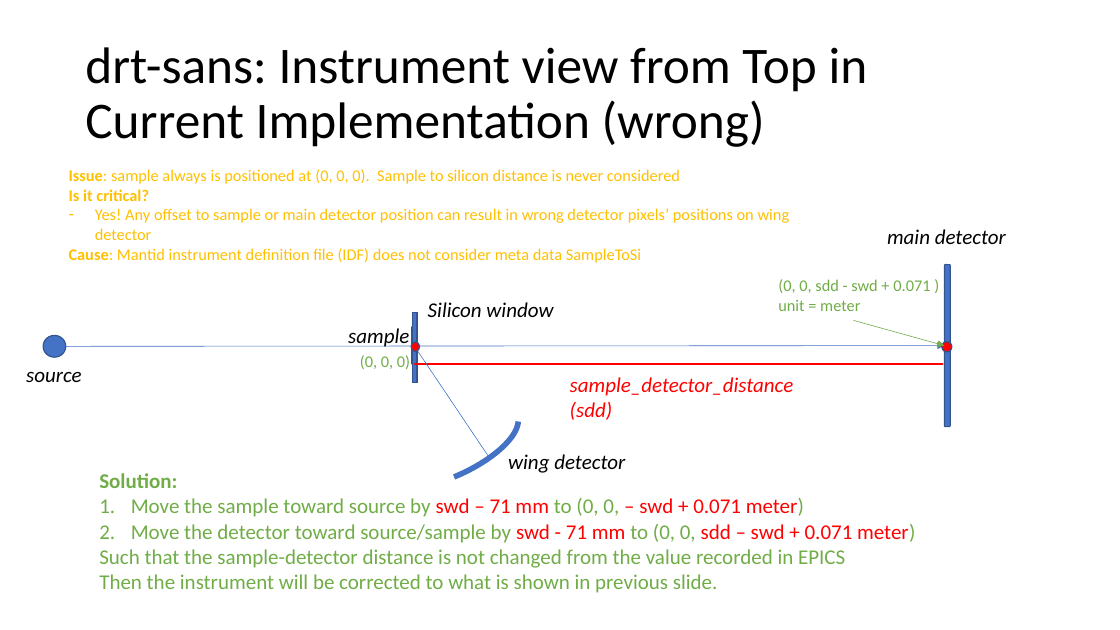
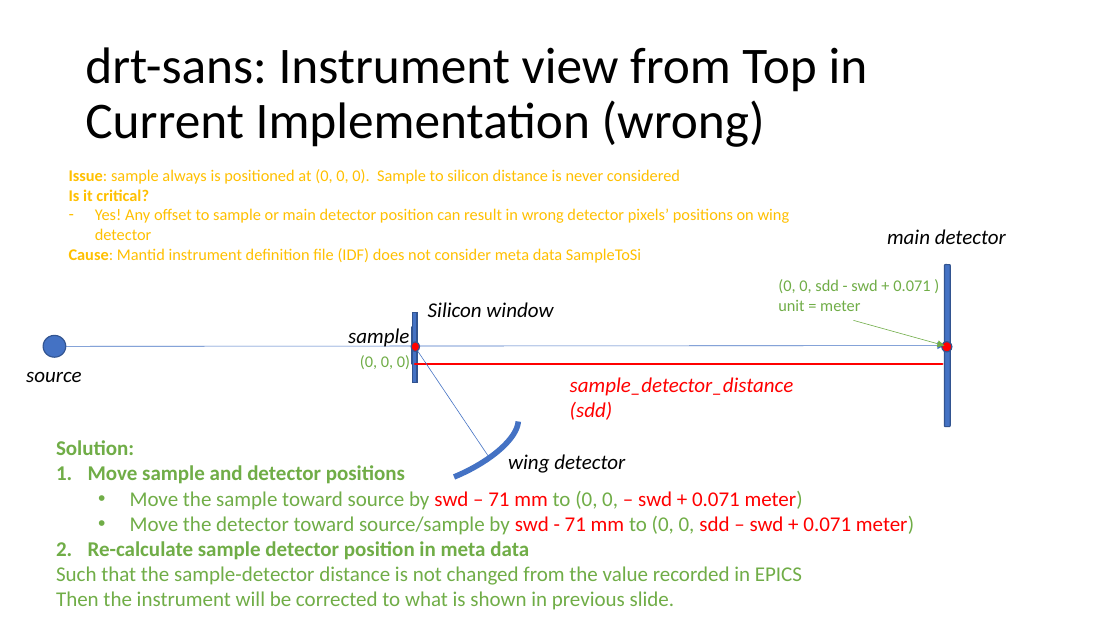
Before and after one commit to neutrons/drtsans, a slide deck: slide 17 of documents/mono_sample_det_pos.pptx. Drawn at 1120x630 pixels with LibreOffice and Linux fonts; fonts in the diff are those of the drawing. Boxes give left, top, right and bottom in pixels: in the first picture for what was removed or moved away, otherwise in the second. Text is boxed around its words. In the diff, an @@ line names an element or a change of style, - is before the commit and + after.

```diff
--- a/documents/mono_sample_det_pos.pptx
+++ b/documents/mono_sample_det_pos.pptx
@@ text "Solution:" moved from (x1=99, y1=473, x2=915, y2=593) to (x1=56, y1=440, x2=914, y2=610) @@
@@ text at (x1=88, y1=465, x2=405, y2=484): paragraph added @@
+1. Move sample and detector positions
@@ text at (x1=130, y1=491, x2=914, y2=535): bullet 1. to •; list level 1 to 2 in "Move the sample toward source ..."; list level 1 to 2 in "Move the detector toward source/sample ..." @@
@@ text at (x1=88, y1=541, x2=529, y2=560): paragraph added @@
+2. Re-calculate sample detector position in meta data
```
Also in this commit, not shown: 7 other slides changed, 1 other file.
